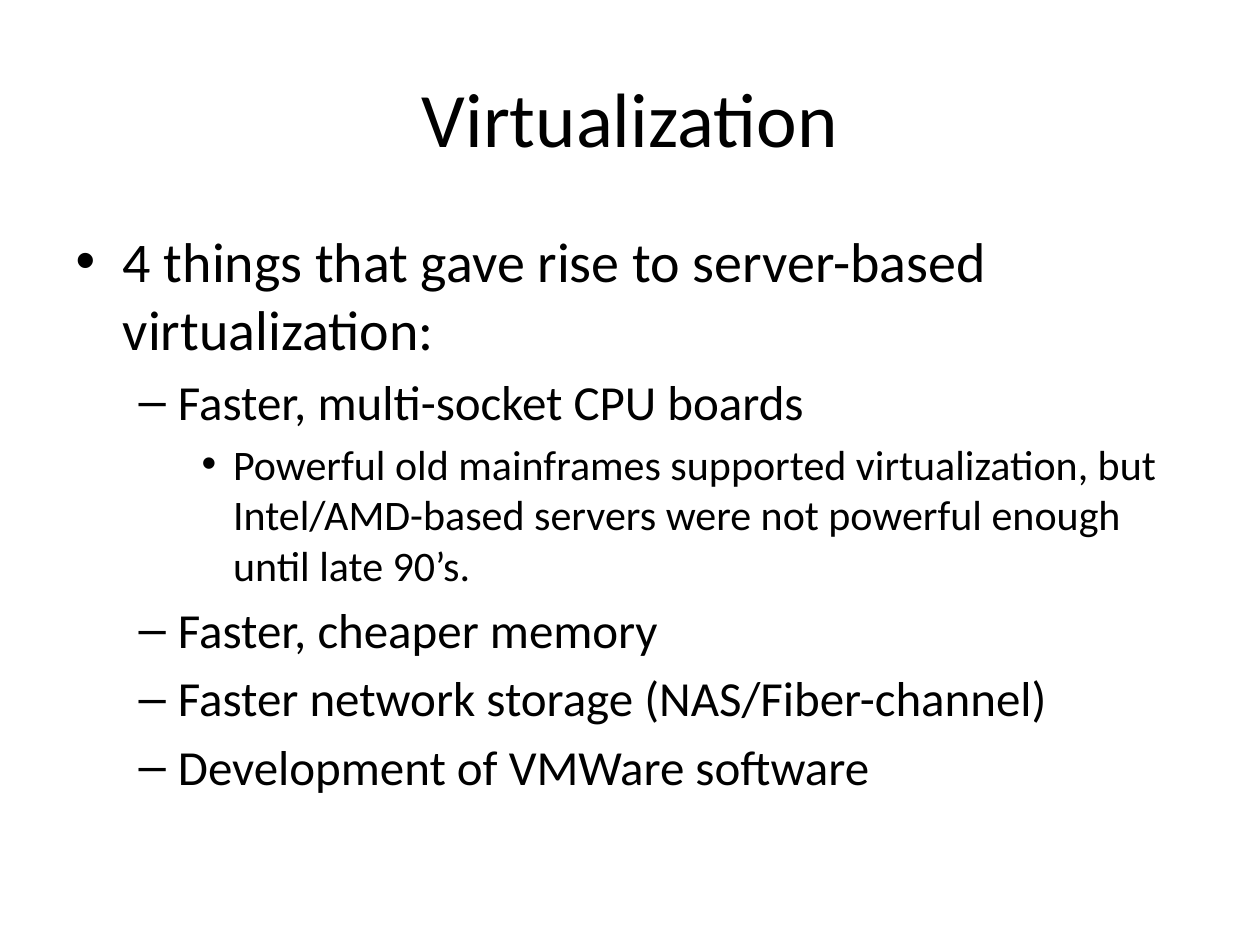
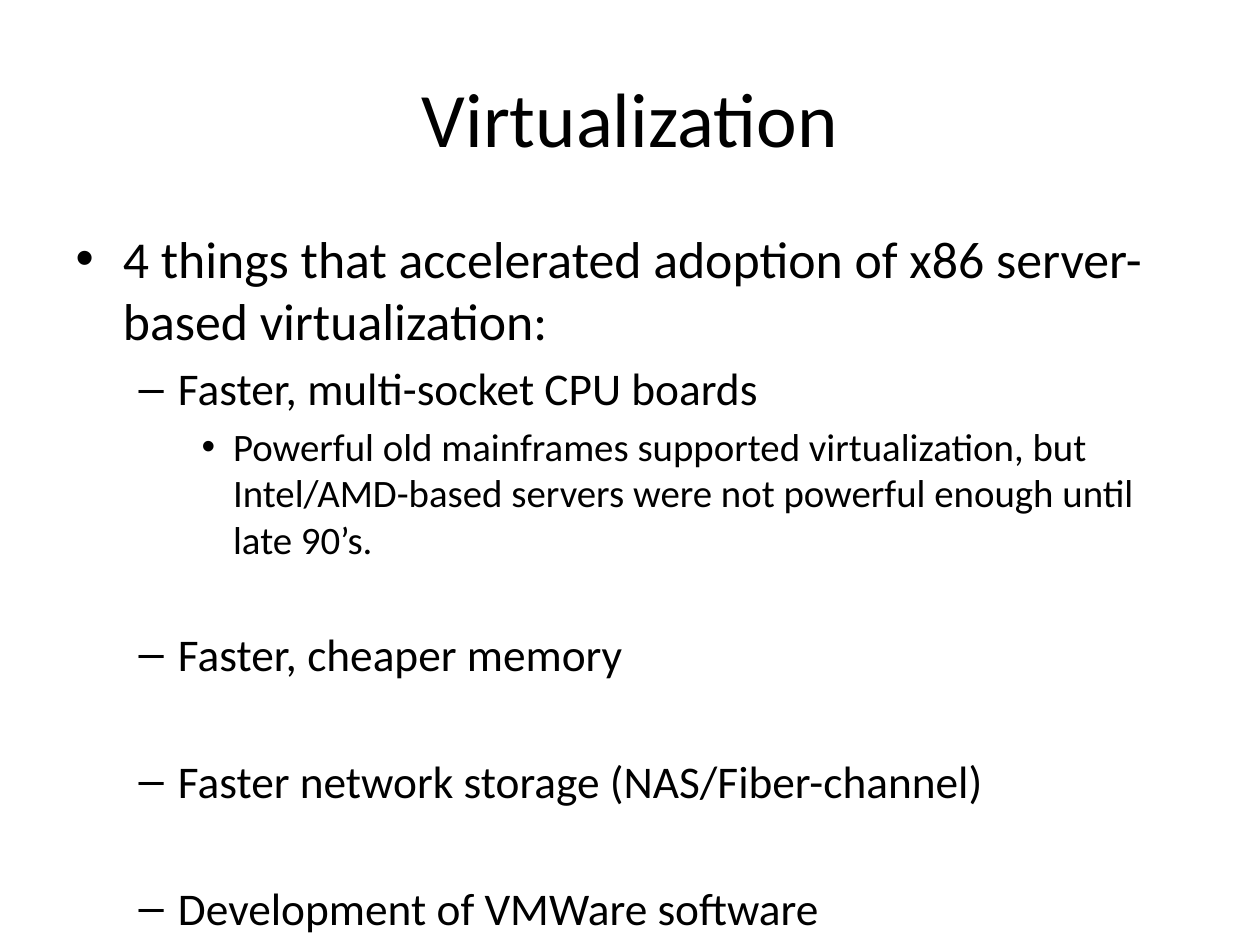
Before and after one commit to jasondbaker/infrastructure-class, a slide deck: slide 33 of lectures/infrastructure-week-3.pptx. Drawn at 1260x945 pixels with LibreOffice and Linux fonts; fonts in the diff are those of the drawing. Boxes give left, top, right and bottom in pixels: in the first picture for what was removed or moved away, otherwise in the second. Text is boxed around its words. In the diff, an @@ line names an element or a change of style, - is before the commit and + after.

```diff
--- a/lectures/infrastructure-week-3.pptx
+++ b/lectures/infrastructure-week-3.pptx
@@ text at (123,242,1142,341): text changed; size 32 to 29.6 pt @@
-• 4 things that gave rise to server-based virtualization:
+• 4 things that accelerated adoption of x86 server-based virtualization:
@@ text at (178,373,1133,806): size 28 to 25.9 pt in "Faster, multi-socket CPU boards", "Faster, cheaper memory", "Faster network storage (NAS/Fiber-channel)", "Development of VMWare software"; size 24 to 22.2 pt in "Powerful old mainframes supported virtualization, but Intel/ ..." @@
```
Also in this commit, not shown: 10 other slides changed, 1 slide added, 2 other files.
